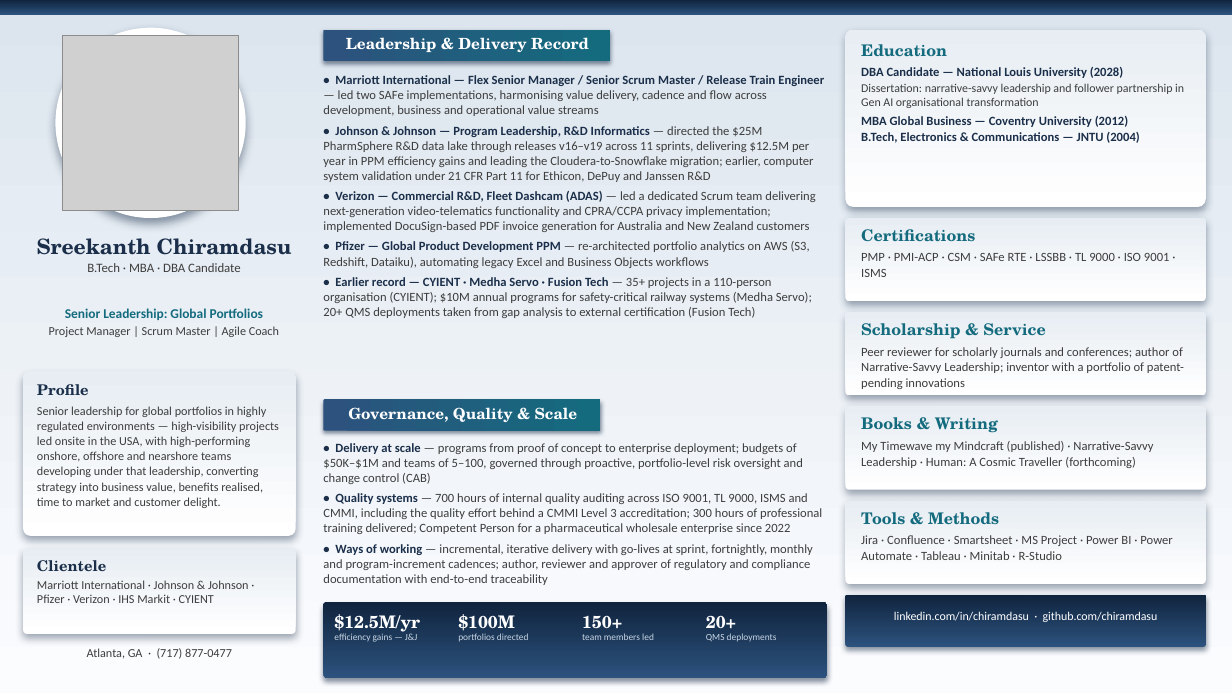
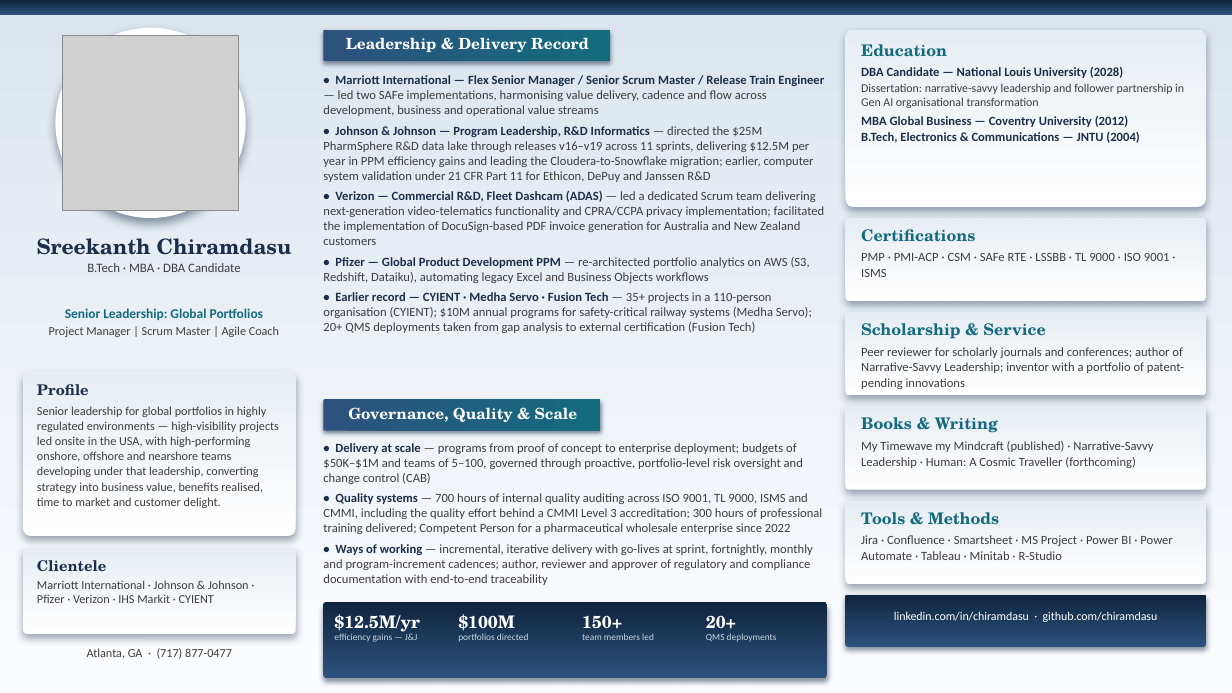
Before and after one commit to chiramdasu/chiramdasu.github.io, a slide deck: slide 1 of Sreekanth_Chiramdasu_One_Slide_Profile.pptx. Drawn at 1232x693 pixels with LibreOffice and Linux fonts; fonts in the diff are those of the drawing; grey boxes stand for pictures. Boxes give left, top, right and bottom in pixels: in the first picture for what was removed or moved away, otherwise in the second. Text is boxed around its words. In the diff, an @@ line names an element or a change of style, - is before the commit and + after.

Commit message:
Sync DocuSign ANZ wording: 'Facilitated the implementation of' across resume, one-slide, and bio page

```diff
--- a/Sreekanth_Chiramdasu_One_Slide_Profile.pptx
+++ b/Sreekanth_Chiramdasu_One_Slide_Profile.pptx
@@ text at [323, 191, 825, 245]: text changed @@
-• Verizon — Commercial R&D, Fleet Dashcam (ADAS) — led a dedicated Scrum team delivering next-generation video-telematics functionality and CPRA/CCPA privacy implementation; implemented DocuSign-based PDF invoice generation for Australia and New Zealand customers
+• Verizon — Commercial R&D, Fleet Dashcam (ADAS) — led a dedicated Scrum team delivering next-generation video-telematics functionality and CPRA/CCPA privacy implementation; facilitated the implementation of DocuSign-based PDF invoice generation for Australia and New Zealand customers
```
Also in this commit, not shown: 4 other files.
